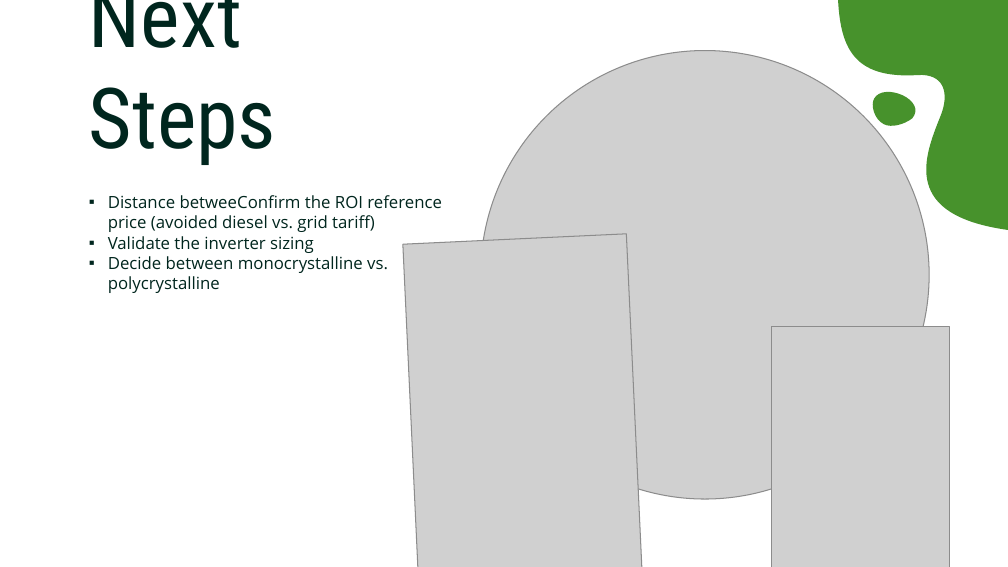
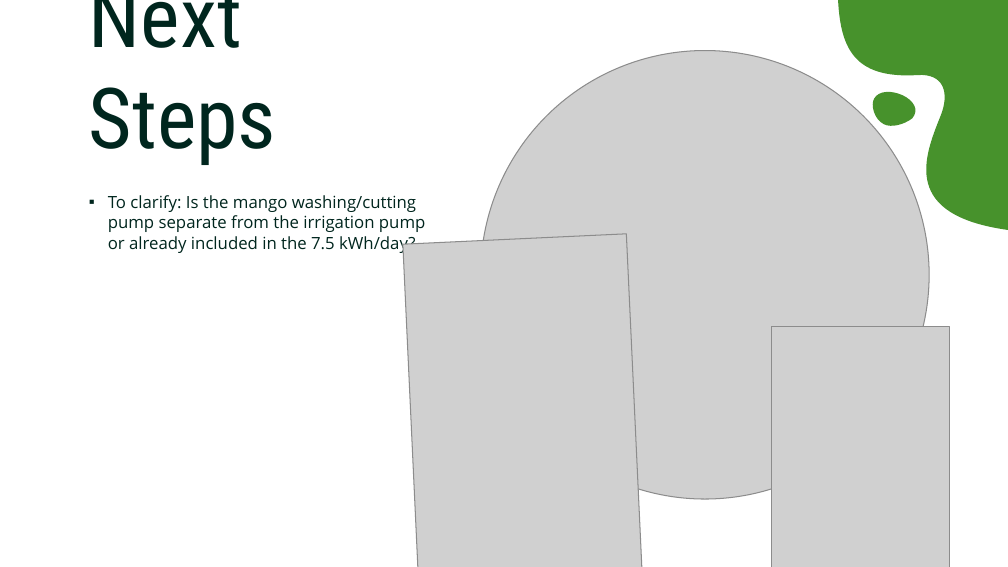
Before and after one commit to yameogowilfried12-ai/Excellence_Program, a slide deck: slide 16 of cohort 2026/template_MADIEGA_files/Energy_Supply_Systems_Aida.pptx (slide 14 before the commit). Drawn at 1008x567 pixels with LibreOffice and Linux fonts; fonts in the diff are those of the drawing; grey boxes stand for pictures; background and template pictures are left out. Boxes give left, top, right and bottom in pixels: in the first picture for what was removed or moved away, otherwise in the second. Text is boxed around its words. In the diff, an @@ line names an element or a change of style, - is before the commit and + after.

```diff
--- a/cohort 2026/template_MADIEGA_files/Energy_Supply_Systems_Aida.pptx
+++ b/cohort 2026/template_MADIEGA_files/Energy_Supply_Systems_Aida.pptx
@@ subtitle at box(108, 195, 425, 254): text changed @@
-▪ Distance betweeConfirm the ROI reference price (avoided diesel vs. grid tariff)
-▪ Validate the inverter sizing
-▪ Decide between monocrystalline vs. polycrystalline
+▪ To clarify: Is the mango washing/cutting pump separate from the irrigation pump or already included in the 7.5 kWh/day?
```
Also in this commit, not shown: 2 slides added, 18 other files.
